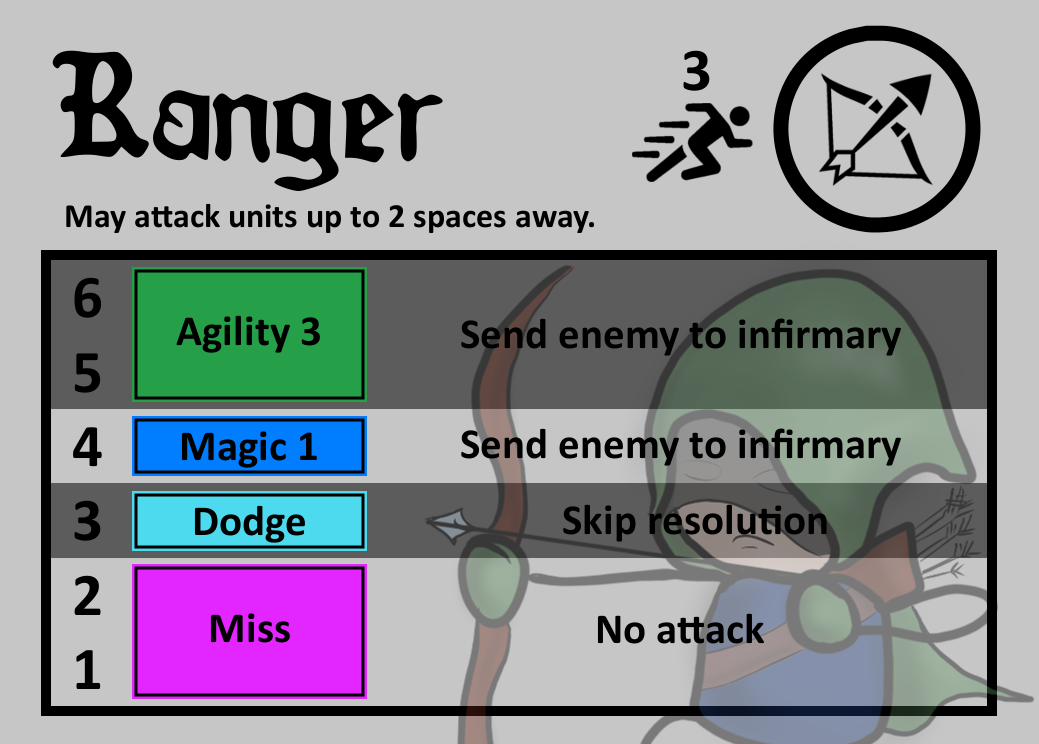
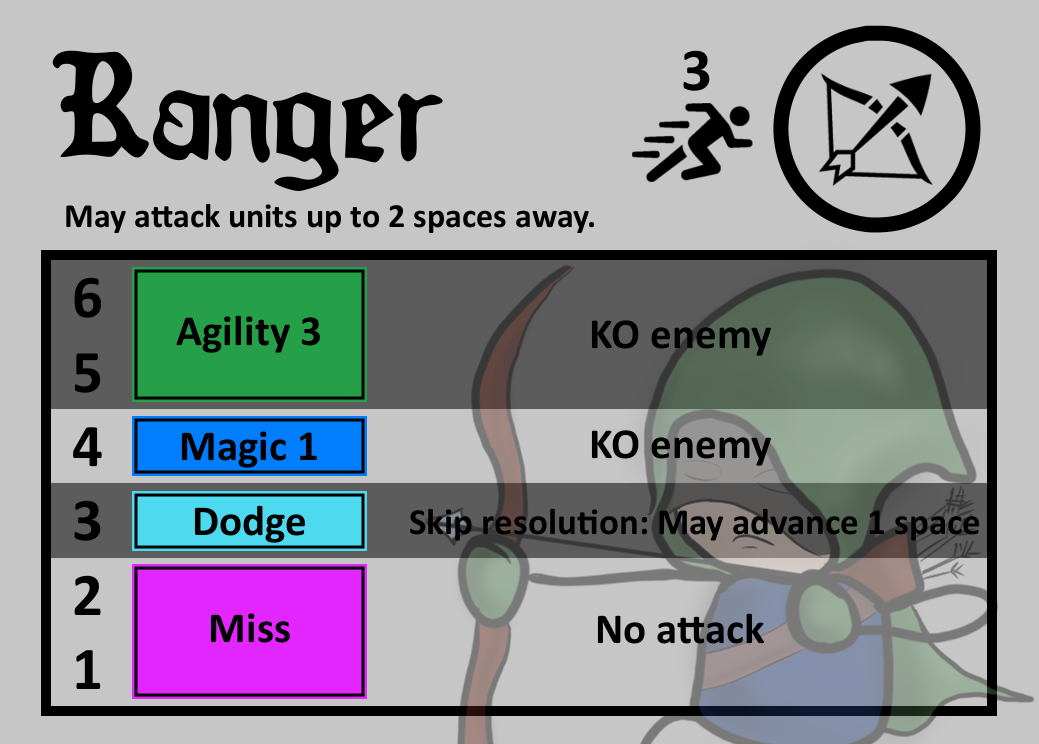
Comparing the layer stacks of the two 1039 × 744 images. Changes:
painted on "Strength #1" over [410, 504, 980, 542]
painted on "Magic #1" over [461, 318, 901, 356]
painted on "Dodge" over [461, 428, 901, 466]
